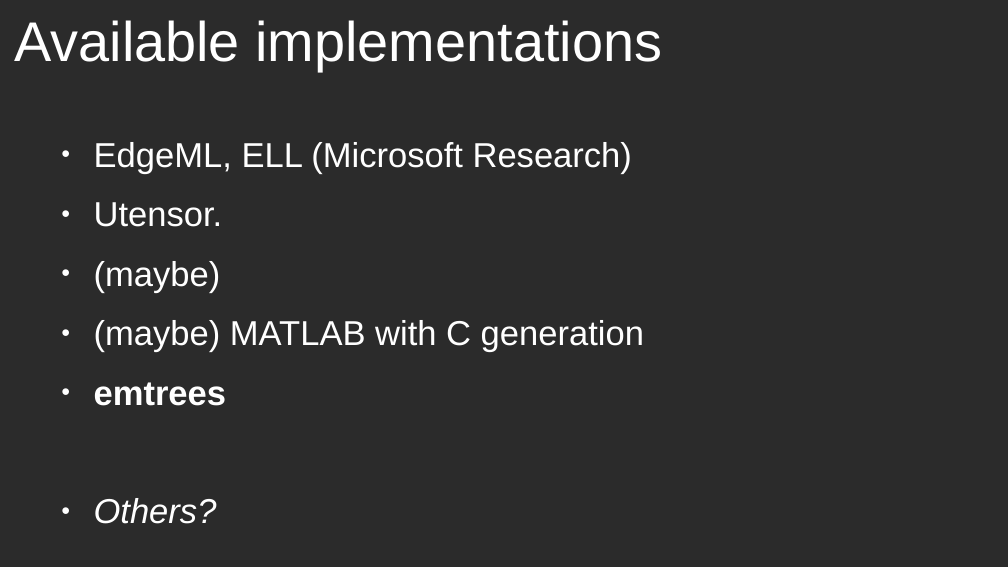
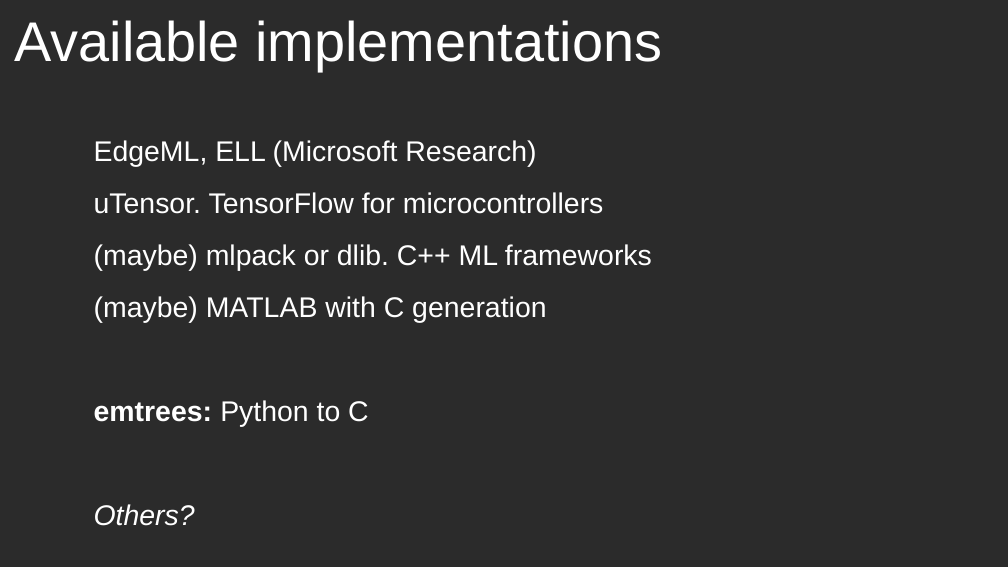
Before and after one commit to jonnor/embeddedml, a slide deck: slide 15 of doc/euroscipy2018/slides.odp. Drawn at 1008x567 pixels with LibreOffice and Linux fonts; fonts in the diff are those of the drawing; background and template pictures are left out; a plain dark background stands for a picture behind light text. Boxes give left, top, right and bottom in pixels: in the first picture for what was removed or moved away, otherwise in the second. Text is boxed around its words. In the diff, an @@ line names an element or a change of style, - is before the commit and + after.

```diff
--- a/doc/euroscipy2018/slides.odp
+++ b/doc/euroscipy2018/slides.odp
@@ text at bbox=[94, 140, 546, 323]: size 27.2 to 22.4 pt in "EdgeML, ELL (Microsoft Research)", "(maybe) MATLAB with C generation", "Others?"; bullet ● to none @@
@@ text at bbox=[94, 192, 652, 271]: text changed; size 27.2 to 22.4 pt @@
-● Utensor.
-● (maybe)
+uTensor. TensorFlow for microcontrollers
+(maybe) mlpack or dlib. C++ ML frameworks
@@ text at bbox=[94, 400, 369, 427]: text changed; size 27.2 to 22.4 pt; bold off @@
-● emtrees
+emtrees: Python to C
```
Also in this commit, not shown: 15 other slides changed, 3 slides added, 1 slide removed, 13 other files.
